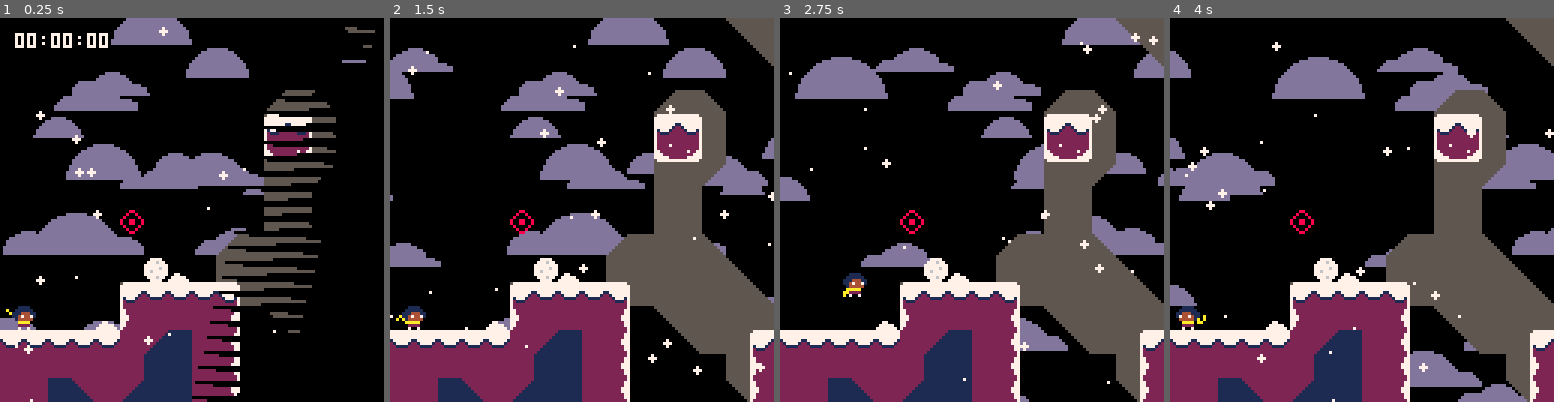
Above: before the commit, frames 1-4 (left to right).
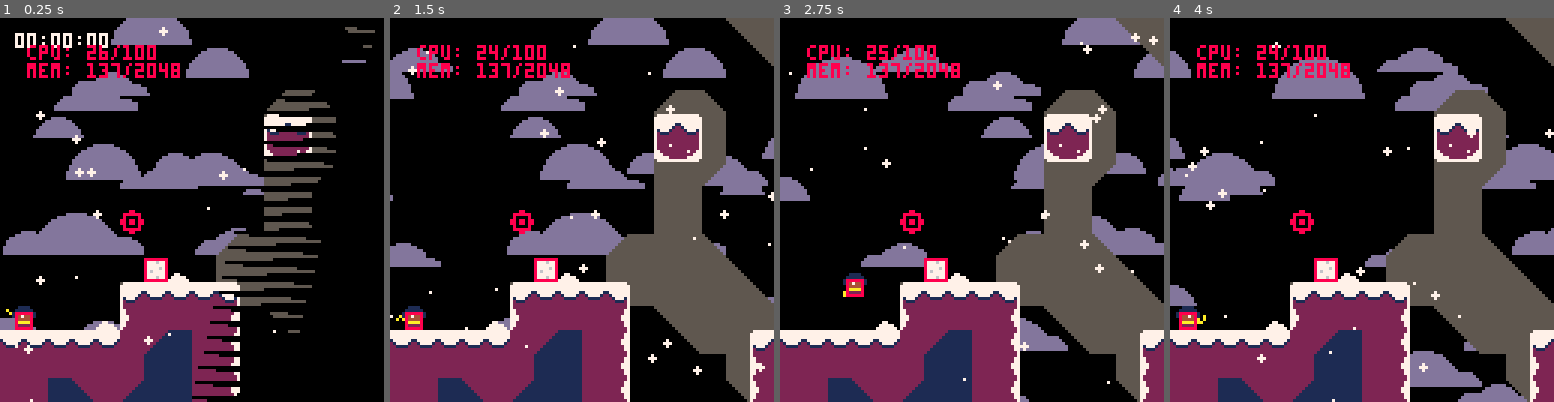
Above: after the commit, the same moments.

Repository: ExOK/Celeste2
Game: PICO-8 cartridge 1.p8
Two runs of this game, one before a commit and one after it. Both use one fixed random seed, a clock stepped at 60 frames per second and the inputs below.
Inputs:
- Up to frame 1 (0.25 s): no input
- Up to frame 2 (1.5 s): tap X (X key) at 0.33, 1.07 s; tap O (Z key) at 0.7 s
- Up to frame 3 (2.75 s): hold Right 1.6-2.1 s; tap O (Z key) at 1.7, 2.1, 2.5 s; tap X (X key) at 1.85 s; hold Up 2.15-2.42 s; hold Right from 2.47 s (still down)
- Up to frame 4 (4 s): tap O (Z key) at 2.9, 3.3, 3.7 s; tap X (X key) at 2.97 s; release Right at 3.03 s; hold Left 3.08-3.58 s; hold Down 3.63-3.97 s

The runs differ from the first frame. In frame 1, 1.6% of the frame differs, in the area x 3-47%, y 7-82%; in frame 2, 1.6%; in frame 3, 1.6%, in the area x 7-47%, y 7-73%; in frame 4, 1.6%.

Commit message:
Snowball stuff. cart 2

Diff:
--- /dev/null
+++ b/2.p8
@@ -0,0 +1,143 @@
+pico-8 cartridge // http://www.pico-8.com
+version 29
+__lua__
+
+#include main.lua
+#include gamestate.lua
+#include input.lua
+#include object.lua
+#include objects.lua
+#include player.lua
+#include px9_comp.lua
+#include px9_decomp.lua
+#include compress.lua
+
+-- compress(level[1])
+raw_level = true
+…(34 lines of a section not shown)…
+__gff__
+0003000000000101010100000000000003030300000001010101000000000001030303030800030301010107070700030303030303030303010101070707000000000000000000000000000000000000000000000000000000000000000000000000000000000000000000000000000000000000000000000000000000000000
+0000000000000000000000000000000000000000000000000000000000000000000000000000000000000000000000000000000000000000000000000000000000000000000000000000000000000000000000000000000000000000000000000000000000000000000000000000000000000000000000000000000000000000
+__map__
+000000000000000000000000000000000000002a282021212121220000000000000000000000000000000000000000000000000000000000000000000000000000000000000000000000000000000000000000000000000000000000000000000000000000000000000000000000000000000000000000000000000000000000
+00000000000000000000000000000000000000002a2021212121320000000000000000000000000000000000000000000000000000000000000000000000000000000000000000000000000000000000000000000000000000000000000000000000000000000000000000000000000000000000000000000000000000000000
+0000000000000000000000000000000000000000003031313132290000000000000000000000000000000000000000000000000000000000080000000000000000000000000000000000000000000000000000000000000000000000000000000000000000000000000000000000000000000000000000000000000000000000
+000000000000000000000000000000003a2839000000000000000000000000003a2828000000000000000000000000000000000000000010111200000000000000000000000000000000000000000000000000000000000000000000000000000000000000000000000000000000000000000000000000000000000000000000
+0000000000000000000000000000000010122800000000000000000000000000101228000000000000000000000000000000000000000020212200000000000000000000000000000000000000000000000000000000000000000000000000000000000000000000000000000000000000000000000000000000000000000000
+0000000000000000000000000000000030322800000000000000000000000000202228390000000800000000000000000000000000000030313200000000000000000000000000000000000000000000000000000000000000000000000000000000000000000000000000000000000000000000000000000000000000000000
+0000000000000000000000000000000028282900000000000000000000000000202228282810111112000000000000000000000000000028290000000000000000000000000000000000000000000000000000000000000000000000000000000000000000000000000000000000000000000000000000000000000000000000
+000000000000000000000000000000002828000000000000000000000000000020222a282820212122000000000000000000000000003a28000000000000000000000000000000000000000000000000000000000000000000000000000000080000000000000000000000000000000000000000000000000000000000000000
+000000000000000000002e000000000028280000000000000000000000000000202200002820212122000000001819000908081809002800000000000000000000000000000000000000000000000000000000000000000000000000003a00100000000000000000000000000000000000000000000000000000000000000000
+00000000000000000000000000003a2828283900000000000008000000000000303200002820212122390000101111111111111111122839000000000000000000000000000000000000000000000000000000000000000000000000002828200000000000000000000000000000000000000000000000000000000000000000
+00000000000000000000003e0800282828282839001011111112000000000000282800002a2021212228003a2021212121212121212228280000000008000000000000000000000000000000000000000000000000000000000000083a2828200000000000000000000000000000000000000000000000000000000000000000
+000607000000000000001011111112282828282839202121212200000000000028280000002021212228002820213827212121212121111111111111122f00002f00002f2f2f000000002f2f002f00002f002f2f000000003f3f3f10111111210000000000000000000000000000000000000000000000000000000000000000
+001617000000020000082021212122002a282828283031313132000000002b2c2c2d3900003021212228002830213638212126382721212121212121320000001f0000001f0000000000001f001f00001f00001f0000000000001f20212121210000000000000000000000000000000000000000000000000000000000000000
+1111111111111111111121263821222f2f2f2f2f10111111111200000000281011122828282820213228002828202121212138383838272121212122280000001f0000001f0000000000001f001f00001f00001f0000000000001f30312121210000000000000000000000000000000000000000000000000000000000000000
+272627212121212121212138382122000000002820212121262200000000282021222828282820222828392828202121212638383838383838272122280000001f0000001f003a283900001f001f00001f00001f0000000000001f28282021210000000000000000000000000000000000000000000000000000000000000000
+383838212121213827212638382122000000002a202721263822000000002a2021222828282820222828282828202638383838383838383838382122290000001f0000001f3a28282800001f001f00001f00001f0000000000001f2a282021210000000000000000000000000000000000000000000000000000000000000000
+0000000000000000000000000000000000000000000000000000000000000000000000000000000000000000000000000000000000000000000000000000000000000000000000000000000000000000000000000000000000000000000000000000000000000000000000000000000000000000000000000000000000000000
+0000000000000000000000000000000000000000000000000000000000000000000000000000000000000000000000000000000000000000000000000000000000000000000000000000000000000000000000000000000000000000000000000000000000000000000000000000000000000000000000000000000000000000
+ff7ffba7e74f000c45198e2129f28d83b62e613e4dfccfc8b2fdffdf6cd3ff3f9ce3498efdff7feeae2f7f2cc9ff7fccd15f727dff7f3abae494edff2f3bffffb5fcdf33ffd330c26257b6ffbf92d79736e9feffdbee1ff2e4389663ffab24873f8880303c4018224bfd935ffe697ef2479248f3d7e4d820bf65fb7f24f9cf43
+1e0ebae73c934f436b34fcc0ff64e2b7fef69ffc288f5c391cfc2f67fef2e38ffbcd7f1fffff0a0000000000000000000000000000000000000000000000000000000000000000000000000000000000000000000000000000000000000000000000000000000000000000000000000000000000000000000000000000000000
+…(69 lines of a section not shown)…
--- a/main.lua
+++ b/main.lua
@@ -130,7 +130,7 @@
 	end
 
 	-- debug
-	if (false) do
+	if (true) do
 		for o in all(objects) do
 			rect(o.x + o.hit_x, o.y + o .hit_y, o.x + o.hit_x + o.hit_w - 1, o.y + o.hit_y + o.hit_h - 1, 8)
 		end
--- a/player.lua
+++ b/player.lua
@@ -73,6 +73,16 @@
 
 -- Helpers
 
+player.jump = function(self)
+	consume_jump_press()
+	self.speed_y = -4
+	self.speed_x += input_x * 0.2
+	self.var_jump_speed = self.speed_y
+	self.t_var_jump = 4
+	self.t_jump_grace = 0
+	self:move_y(self.jump_grace_y - self.y)
+end
+
 player.wall_jump = function(self, dir)
 	consume_jump_press()
 	self.state = 0
@@ -231,13 +241,7 @@
 		-- jumping
 		if (input_jump_pressed > 0) then
 			if (self.t_jump_grace > 0) then
-				consume_jump_press()
-				self.speed_y = -4
-				self.speed_x += input_x * 0.2
-				self.var_jump_speed = self.speed_y
-				self.t_var_jump = 4
-				self.t_jump_grace = 0
-				self:move_y(self.jump_grace_y - self.y)
+				self:jump()
 			elseif (self:check_solid(2, 0)) then
 				self:wall_jump(-1)
 			elseif (self:check_solid(-2, 0)) then
@@ -405,12 +409,20 @@
 			o.falling = true
 			self.freeze = 1
 			shake = 2
+		elseif (o.base == snowball and o.speed_x != 0 and self:overlaps(o)) then
+			if (self.y - self.speed_y + o.speed_y < o.y + 2) then
+				o.speed_x = 0
+				o.speed_y = 3
+				self.jump_grace_y = o.y
+				self:jump()
+			end
 		end
 	end
 
 	-- death
-	if (self:hazard_check() or self.y > level.height * 8 + 16) then
+	if (self.state != 99 and (self.y > level.height * 8 + 16 or self:hazard_check())) then
 		self.state = 99
+		freeze_time = 2
 		shake = 5
 	end
 
Not shown, changed: 33 lines of the sprite sheet (__gfx__) section of 2.p8
Not shown, changed: the music (__music__) section of 2.p8
Not shown, changed: the sound effects (__sfx__) section of 2.p8
